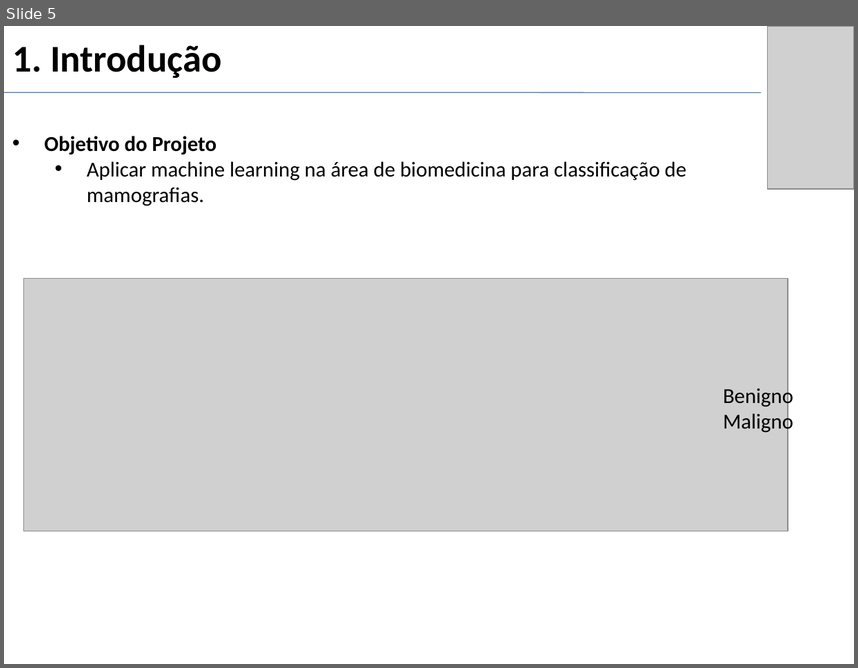
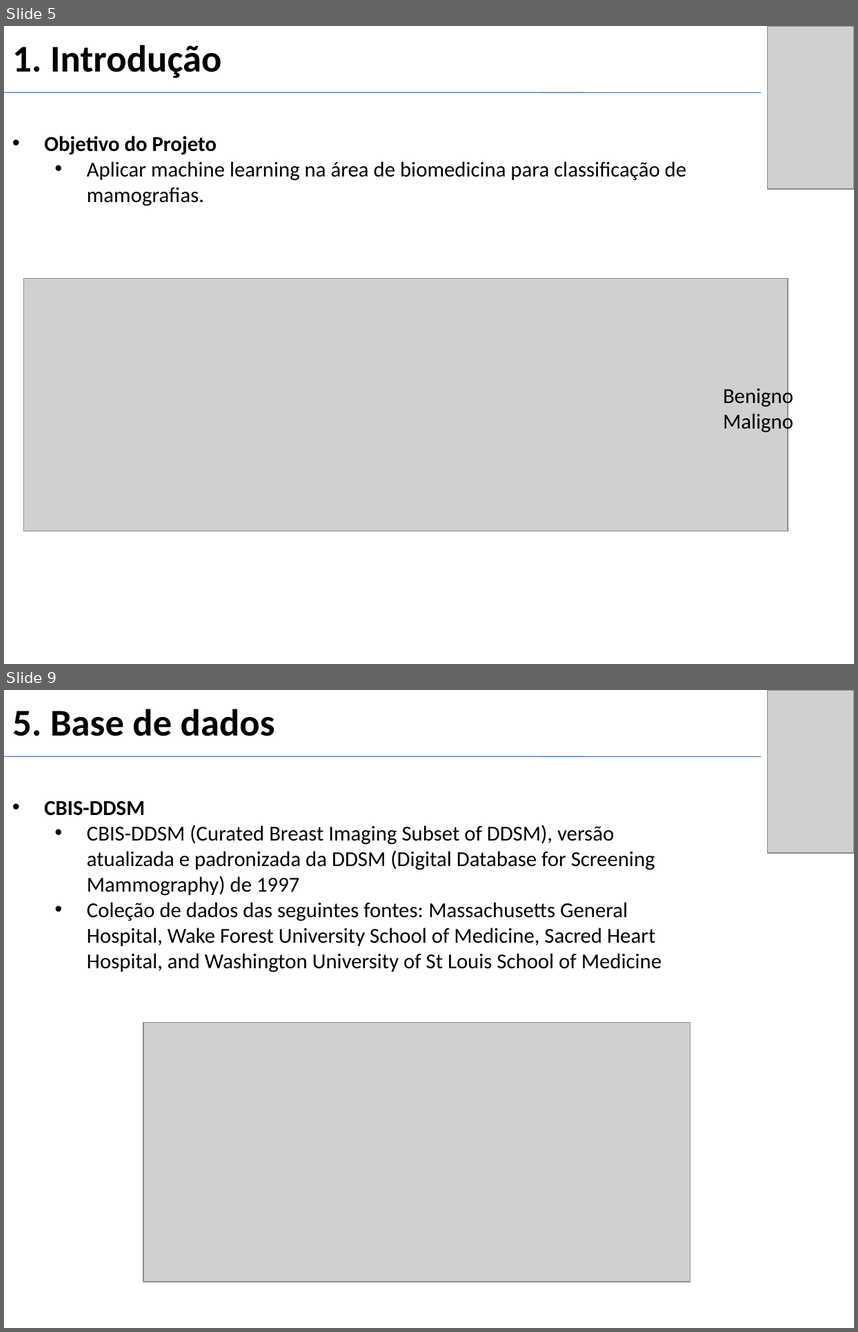
Before and after one commit to gui2524/TCC-BreastCancerNN, a slide deck: Projeto 2/docs/Slides_defesa.pptx. Shown one above the other, each under a label of ours: slide 5 before the commit, slides 5 and 9 after it; the slides between them are not shown. The pictures are 858x668 and 858x1332 pixels, drawn with LibreOffice and Linux fonts; fonts in the diff are those of the drawing; grey boxes stand for pictures. Boxes give left, top, right and bottom in pixels: in the first picture for what was removed or moved away, otherwise in the second. Text is boxed around its words. In the diff, an @@ line names an element or a change of style, - is before the commit and + after.

```diff
--- a/Projeto 2/docs/Slides_defesa.pptx
+++ b/Projeto 2/docs/Slides_defesa.pptx
@@ slide 9 added at <box>4,690,854,1328</box>, background #FFFFFF @@
@@ title added at <box>12,709,275,736</box>, 32 pt, text #000000, bold @@
+5. Base de dados
@@ picture added at <box>767,690,854,854</box> @@
@@ line added from (4, 756) to (762, 756), #4B7EBC 0.75 pt @@
@@ text added at <box>44,800,662,972</box>, 18 pt, text #000000 @@
+• CBIS-DDSM
+  • CBIS-DDSM (Curated Breast Imaging Subset of DDSM), versão atualizada e padronizada da DDSM (Digital Database for Screening Mammography) de 1997
+  • Coleção de dados das seguintes fontes: Massachusetts General Hospital, Wake Forest University School of Medicine, Sacred Heart Hospital, and Washington University of St Louis School of Medicine
@@ picture added at <box>143,1023,690,1281</box> @@
```
Also in this commit, not shown: 2 slides changed, 2 other slides added, 1 other file.
